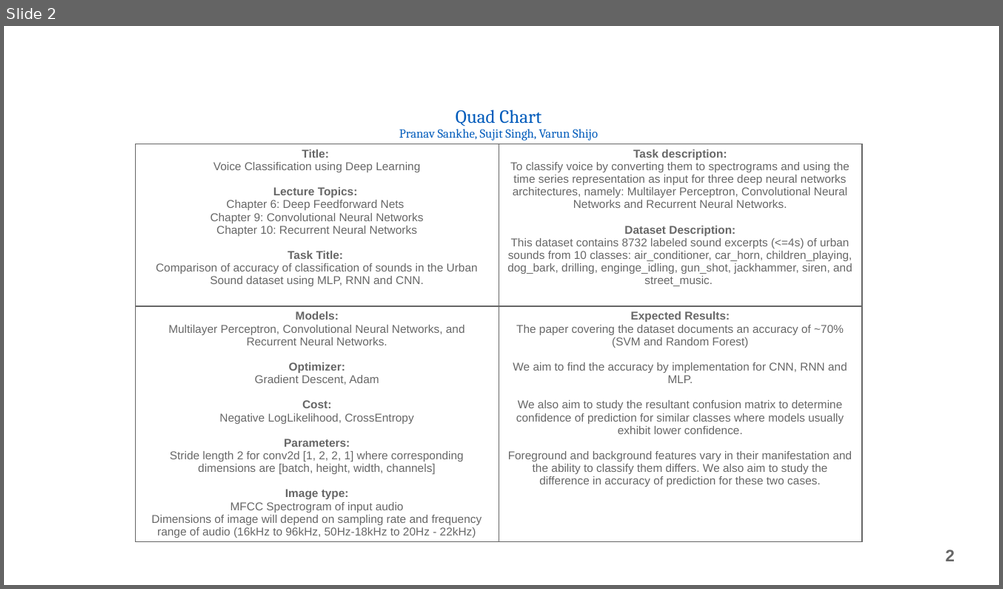
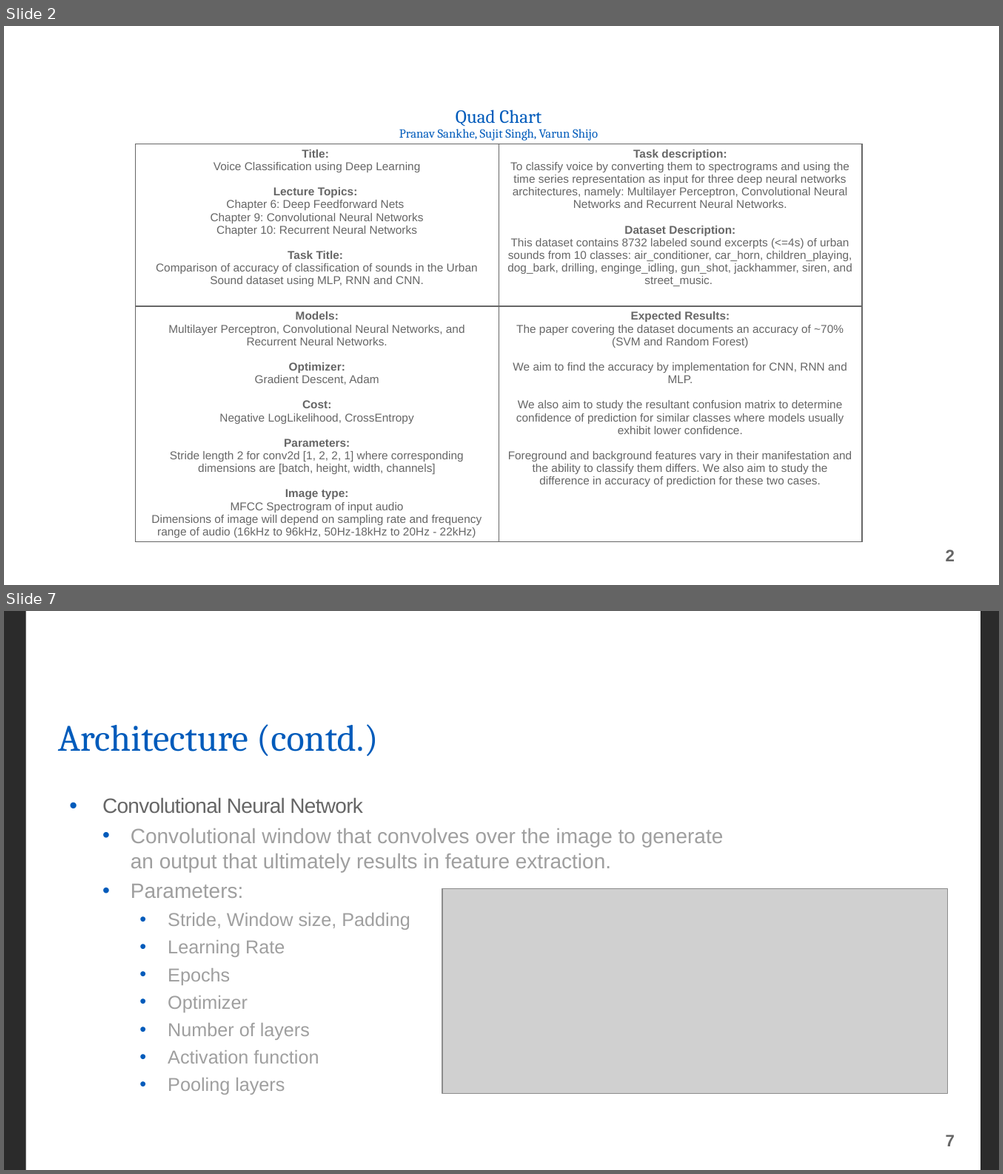
Before and after one commit to braininahat/deep-learning-cse676, a slide deck: Voice Classification using deep learning.pptx. Shown one above the other, each under a label of ours: slide 2 before the commit, slides 2 and 7 after it; the slides between them are not shown. The pictures are 1003x589 and 1003x1174 pixels, drawn with LibreOffice and Linux fonts; fonts in the diff are those of the drawing; grey boxes stand for pictures; background and template pictures are left out; a plain dark background stands for a picture behind light text. Boxes give left, top, right and bottom in pixels: in the first picture for what was removed or moved away, otherwise in the second. Text is boxed around its words. In the diff, an @@ line names an element or a change of style, - is before the commit and + after.

```diff
--- a/Voice Classification using deep learning.pptx
+++ b/Voice Classification using deep learning.pptx
@@ slide 7 added at (4, 611, 999, 1170), background picture (left out); not listed: 1 template element that a slide beside it also shows @@
@@ rectangle added at (25, 611, 980, 1170), fill #FFFFFF, 24 pt, text #FFFFFF @@
+            ‘-
@@ title added at (58, 724, 378, 756), 36 pt, text #005BBB @@
+Architecture (contd.)
@@ text added at (102, 797, 723, 1095), 20 pt, text #A0A0A0 @@
+• Convolutional Neural Network
+  • Convolutional window that convolves over the image to generate an output that ultimately results in feature extraction.
+  • Parameters:
+    • Stride, Window size, Padding
+    • Learning Rate
+    • Epochs
+    • Optimizer
+    • Number of layers
+    • Activation function
+    • Pooling layers
@@ picture added at (442, 889, 947, 1094) @@
```
Also in this commit, not shown: 5 other slides added.
